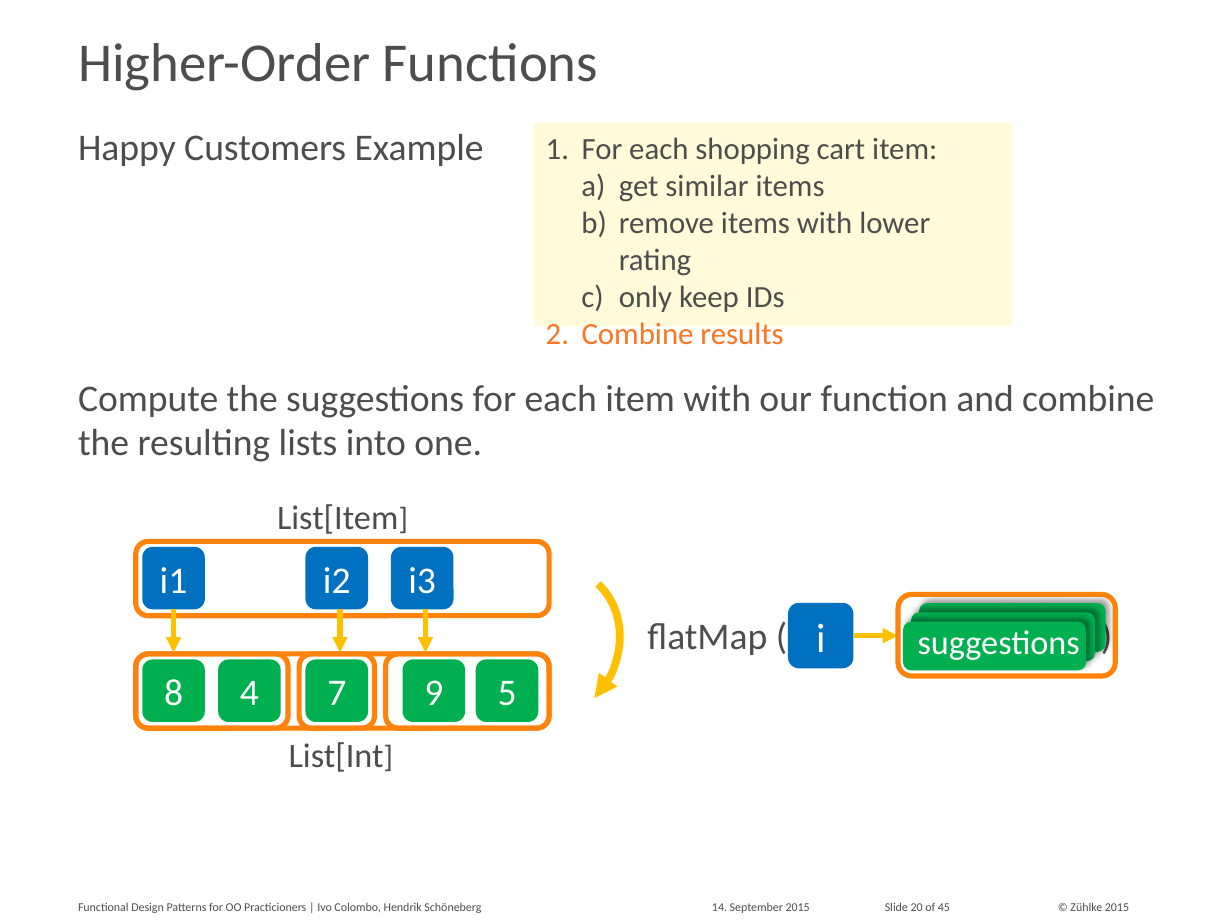
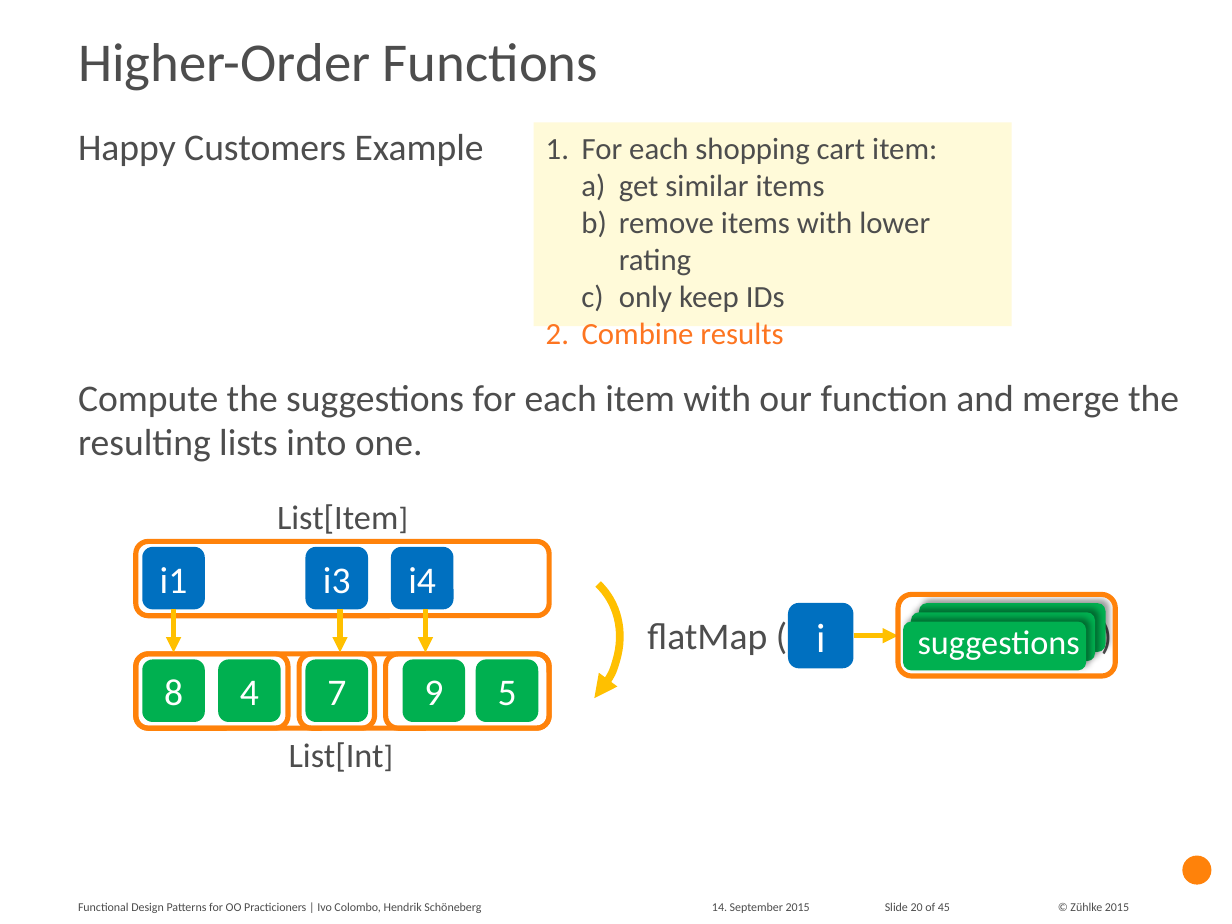
Before and after one commit to aax/zdays-fp-patterns, a slide deck: slide 20 of Functional Design Patterns for OO Practitioners.pptx. Drawn at 1232x924 pixels with LibreOffice and Linux fonts; fonts in the diff are those of the drawing. Boxes give left, top, right and bottom in pixels: in the first picture for what was removed or moved away, otherwise in the second. Text is boxed around its words. In the diff, an @@ line names an element or a change of style, - is before the commit and + after.

```diff
--- a/Functional Design Patterns for OO Practitioners.pptx
+++ b/Functional Design Patterns for OO Practitioners.pptx
@@ text at (78, 385, 1179, 462): text changed @@
-Compute the suggestions for each item with our function and combine the resulting lists into one.
+Compute the suggestions for each item with our function and merge the resulting lists into one.
@@ text "i3": place and size @@
-text "i3" at (408, 567, 436, 594)
+text "i3" at (323, 567, 351, 594)
@@ text removed at (323, 567, 351, 593) @@
-i2
@@ text added at (408, 567, 436, 593), 22 pt, text #FFFFFF @@
+i4
@@ ellipse added at (1183, 855, 1212, 885), fill #FF820A @@
```
Also in this commit, not shown: 20 other slides changed, 1 other file.
